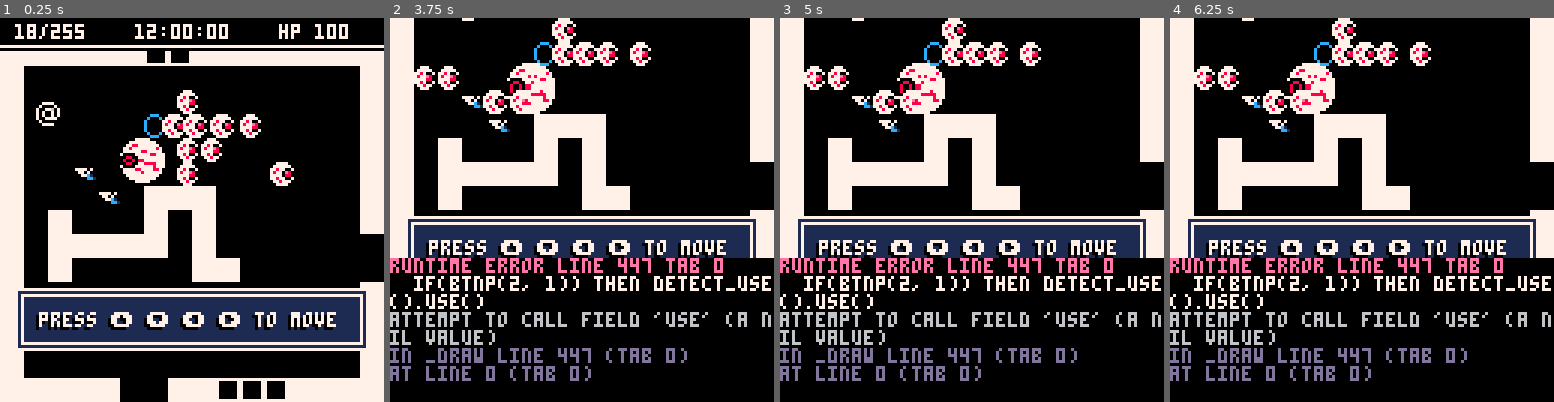
Above: before the commit, frames 1-4 (left to right).
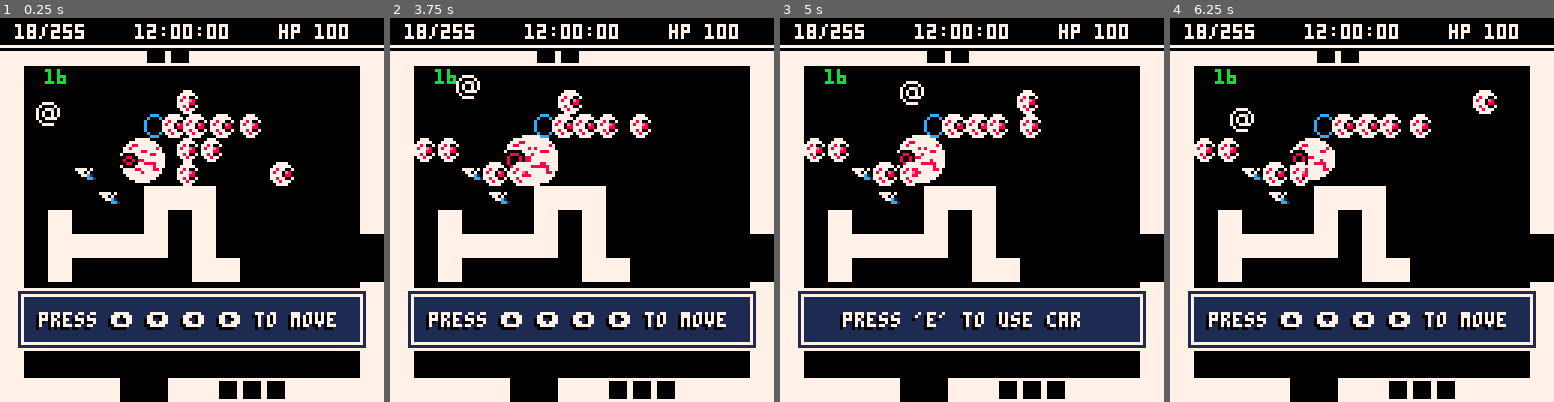
Above: after the commit, the same moments.

Repository: AlexanderClay/pico8-Projects
Game: PICO-8 cartridge hero.p8
The game is run twice, just before and just after one commit, with the same random seed, the same clock (stepped at 60 frames per second) and the same inputs.
Inputs:
- Up to frame 1 (0.25 s): no input
- Up to frame 2 (3.75 s): tap X (X key) at 0.33, 1.07, 1.85, 2.97 s; hold Right 1.6-2.1 s; hold P2 Left 1.6-2.1 s; hold Up 2.15-2.42 s; hold P2 Down 2.15-2.42 s; hold Right 2.47-3.03 s; hold P2 Left 2.47-3.03 s; hold Left 3.08-3.58 s; hold P2 Right 3.08-3.58 s; hold Down from 3.63 s (still down); hold P2 Up from 3.63 s (still down)
- Up to frame 3 (5 s): release Down at 3.97 s; release P2 Up at 3.97 s; hold Right 4.02-4.68 s; hold P2 Left 4.02-4.68 s; tap X (X key) at 4.08 s; hold Up from 4.73 s (still down); hold P2 Down from 4.73 s (still down)
- Up to frame 4 (6.25 s): release Up at 5.03 s; release P2 Down at 5.03 s; hold Left 5.08-5.68 s; hold P2 Right 5.08-5.68 s; tap X (X key) at 5.2 s; hold Down 5.73-6.03 s; hold P2 Up 5.73-6.03 s; hold Right from 6.08 s (still down); hold P2 Left from 6.08 s (still down)

The runs differ from the first frame. In frame 1, 0.1% of the frame differs, in the area x 11-18%, y 13-18%; in frame 2, 49%; in frame 3, 49%; in frame 4, 50%, in the area x 0-100%, y 0-100%.
Error before the commit: runtime error line 447 tab 0; if(btnp(2, 1)) then detect_use().use(); attempt to call field 'use' (a nil value)

Commit message:
fixed map bug, added 1 gun

Diff:
--- a/hero.p8
+++ b/hero.p8
@@ -39,6 +39,8 @@
 msg2= "(hp -1 on every shot)"
 mapx=0
 mapy=0
+
+debug=""
 -- make an actor
 -- and add to global collection
 -- x,y means center of the actor
@@ -79,8 +81,9 @@
 	mapx=x
 	mapy=y
 	sfx(5, 0)
-	for tx=x,x+16 do
-	 for ty=y,y+16 do
+	for tx=x*16,x*16+16 do
+	 for ty=y*16,y*16+16 do
+			debug = ty
 	  -- eyeball monster
 	 	if(mget(tx,ty)==11) then
 	 		mset(tx,ty, 0)
@@ -114,8 +117,8 @@
    	 del(solid_actors, g1)
    	 g1=nil
     	pl.g=gun1
-    	msg1="you found a pistol left\nfrom a previous police opporation."
-    	msg2="pres 'a' 'd' to shoot"
+    	msg1="you found a pistol left\nfrom a previous police op."
+    	msg2=" press 'a' 'd' to shoot"
     end
     g1.update=function()
     	if (abs(g1.dx)+abs(g1.dy) > 0.005) then
@@ -415,6 +418,8 @@
  cls()
 
  pal()
+
+ print(debug, 15, 17, 11)
  --debug:
  --test if map has empty tiles:
  --rectfill(0, 0, 127,127,3)
@@ -427,7 +432,7 @@
  tmapx = flr(pl.x/16)
 	tmapy = flr(pl.y/16)
 	if(tmapx != mapx or tmapy != mapy) then
-	setroom(tmapx, tmapy)
+		setroom(tmapx, tmapy)
 	end
  map(mapx*16,mapy*16,0,0.5,16,16)
 
@@ -447,17 +452,18 @@
   rect(7, 92, 120, 108, 7)
  	textshadow(detect_use().name, 13, 98, 7)
 
- 	if(btnp(2, 1)) then detect_use().use()
+ 	if(btnp(2, 1) and detect_use().use != nil) then detect_use().use()
  	end
 
 	end
  if(paused) then
-  rect(5, 40, 122, 90, 7)
-  rectfill(6,41,121,89,1)
-  rect(7, 42, 120, 88, 7)
-  textshadow("> press 'e' to proceed", 20, 80, 7)
+  rect(5, 40, 122, 100, 7)
+  rectfill(6,41,121,99,1)
+  rect(7, 42, 120, 98, 7)
   textshadow(msg1, 15, 50, 7)
-  textshadow(msg2, 15, 65, 8)
+  textshadow(msg2, 15, 75, 8)
+  textshadow("> press 'e' to proceed", 20, 86, 7)
+
 	end
 end
 
@@ -720,12 +726,12 @@
 0000000000000000000000000000000000000000000000000000000000000000000000000000000000000000000000000000000000000000000000000000000000000000000000000000000000000000000000000000000000000000000000000000000000000000000000000000000000000000000000000000000000000000
 __map__
 0000000000000000000000000000000000000000000000000000000000000000000000000000000000000000000000000000000000000000000000000000000000000000000000000000000000000000000000000000000000000000000000000000000000000000000000000000000000000000000000000000000000000000
-0202020202020303020202020202020202020202020202020202020202020202020202020202020202020202020202020202020202020202020202020202020202020202020202020202020202020202020202020202020202020202020202020202020202020202020202020202020202020202020202020202020202020202
+0202020202020303020202020202020222222222222222222222222222222222020202020202020202020202020202020202020202020202020202020202020202020202020202020202020202020202020202020202020202020202020202020202020202020202020202020202020202020202020202020202020202020202
 0200000000000000000000000000000222000000000000000000000000000022020000000000000000000000000000020200000000000000000000000000000202000000000000000000000000000002020000000000000000000000000000020200000000000000000000000000000202000000000000000000000000000002
 0200000000000000000b00000000000222000000000000000000000000000022020000000000000000000000000000020200000000000000000000000000000202000000000000000000000000000002020000000000000000000000000000020200000000000000000000000000000202000000000000000000000000000002
 02000000000038000b0b0b0b0000000222000000000000000000000000000022020000000000000000000000000000020200000000000000000000000000000202000000000000000000000000000002020000000000000000000000000000020200000000000000000000000000000202000000000000000000000000000002
 0200000000000000000b0b000000000222000000000000000000000000000022020000000000000000000000000000020200000000000000000000000000000202000000000000000000000000000002020000000000000000000000000000020200000000000000000000000000000202000000000000000000000000000002
-0200001500000000000b0000000b000222000000000000000000000000000022020000000000000000000000000000020200000000000000000000000000000202000000000000000000000000000002020000000000000000000000000000020200000000000000000000000000000202000000000000000000000000000002
+0200001500000000000b0000000b000222003800000000000000000000000022020000000000000000000000000000020200000000000000000000000000000202000000000000000000000000000002020000000000000000000000000000020200000000000000000000000000000202000000000000000000000000000002
 0200000015000202020000000000000222000000000000000000000000000022020000000000000000000000000000020200000000000000000000000000000202000000000000000000000000000002020000000000000000000000000000020200000000000000000000000000000202000000000000000000000000000002
 0200020000000200020000000000000222001515000000000000001600000022020000000000000000000000000000020200000000000000000000000000000202001500000000000000000000000002020015000000000000000000000000020200150000000000000000000000000202001500000000000000000000000002
 0200020202020200020000000000000000000000000000000000000000000022020000000000000000000000000000020200000000000000000000000000000202000000000000000000000000000002020000000000000000000000000000020200000000000000000000000000000202000000000000000000000000000002
